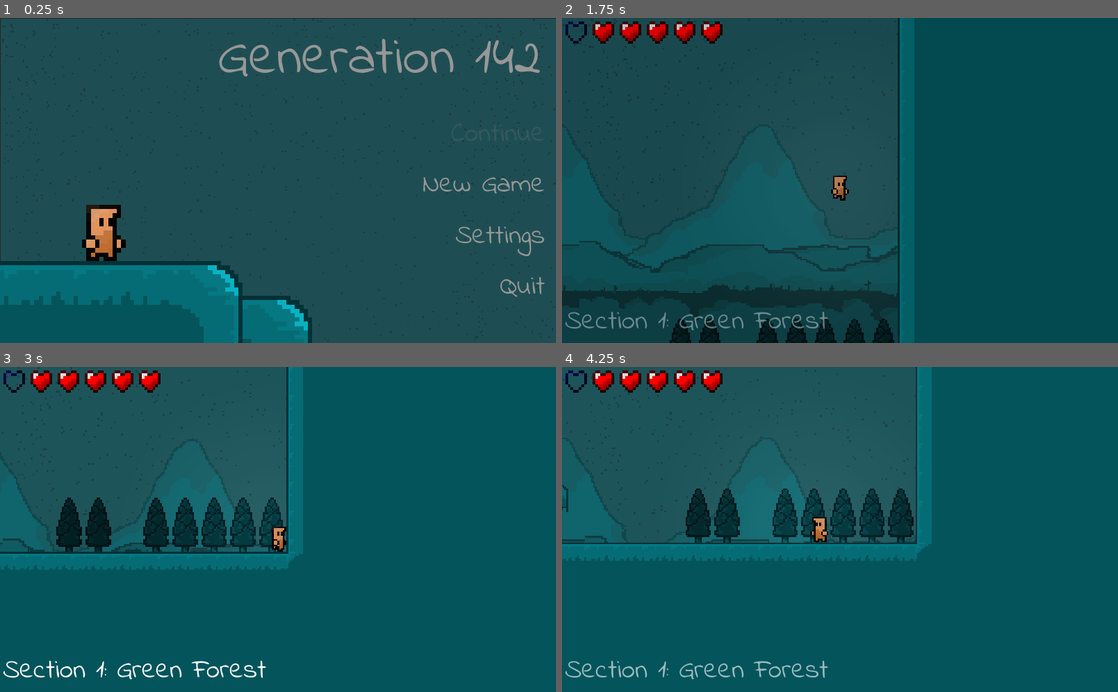
Above: before the commit, frames 1-4 (two rows, left to right).
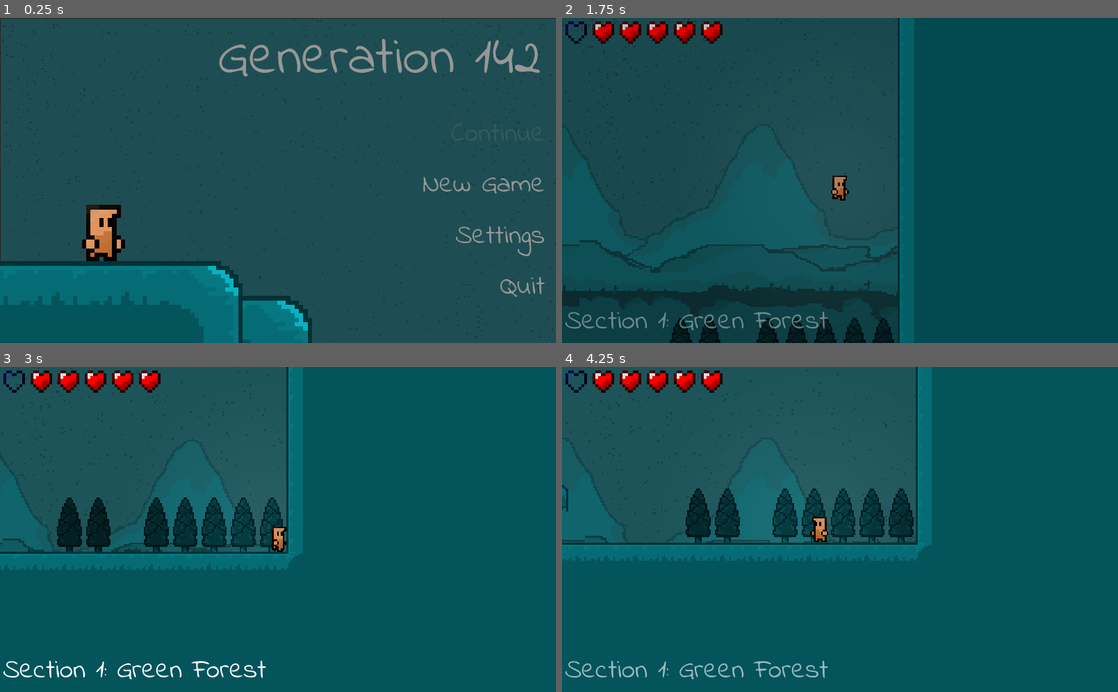
Above: after the commit, the same moments.

Repository: Zeno3463/Generation-142
Game: Godot game, scene res://scenes/Menu.tscn
Same seed, same stepped clock (60 frames per second), same inputs: the game is played once before the commit and once after it. Sound files missing from this copy of the repository are replaced by a short silence.
Inputs (mouse positions are in pixels of both pictures, inside the frame that each line leads up to):
- Up to frame 1 (0.25 s): no input
- Up to frame 2 (1.75 s): click "New Game" at 0.5 s; click "New Game" at 1.25 s
- Up to frame 3 (3 s): move the mouse to (400, 513) at 2.02 s; hold Right (ui_right) from 2.03 s (still down); tap X (attack) at 2.1 s; tap Up (ui_up) at 2.27 s; move the mouse to (166, 545) at 2.77 s; tap Z (dash) at 2.85 s
- Up to frame 4 (4.25 s): tap Up (ui_up) at 3.02 s; move the mouse to (895, 458) at 3.52 s; release Right (ui_right) at 3.53 s; hold Left (ui_left) from 3.53 s (still down); tap E (interact) at 3.6 s

The runs differ from the first frame. In frame 1, 0.3% of the frame differs, in the area x 0-57%, y 58-100%; in frame 2, 0.2%; in frame 3, 0.2%; in frame 4, 0.5%, in the area x 0-67%, y 0-60%.

Commit message:
fixed bugs
1. enemy walks off platforms
2. volume in the menu screen won't change accordingly to the settings

Diff:
--- a/project.godot
+++ b/project.godot
@@ -130,6 +130,7 @@
 [rendering]
 
 quality/driver/driver_name="GLES2"
+2d/snapping/use_gpu_pixel_snap=true
 vram_compression/import_etc=true
 vram_compression/import_etc2=false
 environment/default_environment="res://default_env.tres"
--- a/scenes/Enemies/Abandoned Village/Skeleton.tscn
+++ b/scenes/Enemies/Abandoned Village/Skeleton.tscn
@@ -30,6 +30,22 @@
 atlas = ExtResource( 2 )
 region = Rect2( 80, 0, 16, 16 )
 
+[sub_resource type="AtlasTexture" id=12]
+atlas = ExtResource( 3 )
+region = Rect2( 0, 0, 16, 16 )
+
+[sub_resource type="AtlasTexture" id=13]
+atlas = ExtResource( 3 )
+region = Rect2( 16, 0, 16, 16 )
+
+[sub_resource type="AtlasTexture" id=14]
+atlas = ExtResource( 3 )
+region = Rect2( 32, 0, 16, 16 )
+
+[sub_resource type="AtlasTexture" id=15]
+atlas = ExtResource( 3 )
+region = Rect2( 48, 0, 16, 16 )
+
 [sub_resource type="AtlasTexture" id=7]
 atlas = ExtResource( 3 )
 region = Rect2( 0, 0, 16, 16 )
@@ -47,22 +63,6 @@
 region = Rect2( 48, 0, 16, 16 )
 
 [sub_resource type="AtlasTexture" id=11]
-atlas = ExtResource( 3 )
-region = Rect2( 48, 0, 16, 16 )
-
-[sub_resource type="AtlasTexture" id=12]
-atlas = ExtResource( 3 )
-region = Rect2( 0, 0, 16, 16 )
-
-[sub_resource type="AtlasTexture" id=13]
-atlas = ExtResource( 3 )
-region = Rect2( 16, 0, 16, 16 )
-
-[sub_resource type="AtlasTexture" id=14]
-atlas = ExtResource( 3 )
-region = Rect2( 32, 0, 16, 16 )
-
-[sub_resource type="AtlasTexture" id=15]
 atlas = ExtResource( 3 )
 region = Rect2( 48, 0, 16, 16 )
 
@@ -97,14 +97,14 @@
 "name": "default",
 "speed": 5.0
 }, {
+"frames": [ SubResource( 12 ), SubResource( 13 ), SubResource( 14 ), SubResource( 15 ) ],
+"loop": true,
+"name": "die by hit",
+"speed": 5.0
+}, {
 "frames": [ SubResource( 7 ), SubResource( 8 ), SubResource( 9 ), SubResource( 10 ), SubResource( 11 ) ],
 "loop": true,
 "name": "die by stomp",
-"speed": 5.0
-}, {
-"frames": [ SubResource( 12 ), SubResource( 13 ), SubResource( 14 ), SubResource( 15 ) ],
-"loop": true,
-"name": "die by hit",
 "speed": 5.0
 }, {
 "frames": [ SubResource( 16 ), SubResource( 17 ), SubResource( 18 ), SubResource( 19 ), SubResource( 20 ), SubResource( 21 ) ],
--- a/scenes/Levels/Abandoned Village/Abandoned Village Section 1.tscn
+++ b/scenes/Levels/Abandoned Village/Abandoned Village Section 1.tscn
@@ -124,9 +124,6 @@
 [node name="Skeleton4" parent="Enemies" instance=ExtResource( 5 )]
 position = Vector2( -1250.9, -472.188 )
 
-[node name="Skeleton8" parent="Enemies" instance=ExtResource( 5 )]
-position = Vector2( -811.649, -427.982 )
-
 [node name="Skeleton" parent="Enemies" instance=ExtResource( 5 )]
 position = Vector2( -1573.14, -393.863 )
 
--- a/scenes/Levels/Blue Forest/Blue Forest Section 0.tscn
+++ b/scenes/Levels/Blue Forest/Blue Forest Section 0.tscn
@@ -119,9 +119,6 @@
 [node name="Slime" parent="Enemies" instance=ExtResource( 9 )]
 position = Vector2( -494.691, -12.4481 )
 
-[node name="Slime4" parent="Enemies" instance=ExtResource( 9 )]
-position = Vector2( -1320.01, -73.643 )
-
 [node name="Slime5" parent="Enemies" instance=ExtResource( 9 )]
 position = Vector2( -1239.56, -72.6002 )
 
--- a/scenes/Levels/Final Scene/Final Scene.tscn
+++ b/scenes/Levels/Final Scene/Final Scene.tscn
@@ -19,31 +19,39 @@
 font_data = ExtResource( 3 )
 
 [node name="Level Node" type="Node2D"]
+pause_mode = 2
 
 [node name="Layer 12" type="Sprite" parent="."]
+pause_mode = 2
 modulate = Color( 0, 0, 0, 1 )
 position = Vector2( 4059.31, -763 )
 scale = Vector2( 11.6042, 7.1496 )
 texture = ExtResource( 1 )
 
 [node name="StaticBody2D" type="StaticBody2D" parent="."]
+pause_mode = 2
 position = Vector2( 3643.44, -916.931 )
 z_index = 10
 
 [node name="CollisionShape2D" type="CollisionShape2D" parent="StaticBody2D"]
+pause_mode = 2
 shape = SubResource( 1 )
 
 [node name="CollisionShape2D2" type="CollisionShape2D" parent="StaticBody2D"]
+pause_mode = 2
 position = Vector2( -495.382, -272.845 )
 shape = SubResource( 2 )
 
 [node name="CollisionShape2D3" type="CollisionShape2D" parent="StaticBody2D"]
+pause_mode = 2
 position = Vector2( 493.154, -274.259 )
 shape = SubResource( 2 )
 
 [node name="CanvasLayer" type="CanvasLayer" parent="."]
+pause_mode = 2
 
 [node name="Control" type="Control" parent="CanvasLayer"]
+pause_mode = 2
 margin_right = 40.0
 margin_bottom = 40.0
 rect_pivot_offset = Vector2( 124.643, 185.157 )
@@ -55,6 +63,7 @@
 person_b = [ "I don't know, I'll go take a look. Oh my god!", "A genome got out!", "Generation 142.", "Nah, I think it is safer to let this model train for a couple more generations." ]
 
 [node name="TextureRect" type="TextureRect" parent="CanvasLayer/Control"]
+pause_mode = 2
 visible = false
 modulate = Color( 0, 0, 0, 1 )
 margin_left = -132.0
@@ -65,6 +74,7 @@
 expand = true
 
 [node name="LabelA" type="Label" parent="CanvasLayer/Control"]
+pause_mode = 2
 margin_left = 19.0
 margin_top = 19.0
 margin_right = 507.0
@@ -77,6 +87,7 @@
 }
 
 [node name="LabelB" type="Label" parent="CanvasLayer/Control"]
+pause_mode = 2
 margin_left = 671.0
 margin_top = 338.0
 margin_right = 1023.0
@@ -89,24 +100,29 @@
 }
 
 [node name="AudioStreamPlayer" type="AudioStreamPlayer" parent="CanvasLayer/Control"]
+pause_mode = 2
 stream = ExtResource( 7 )
 autoplay = true
 
 [node name="Light" type="Node2D" parent="."]
+pause_mode = 2
 
 [node name="Light2D" type="Light2D" parent="Light"]
+pause_mode = 2
 position = Vector2( 3627.6, -1220.5 )
 texture = ExtResource( 5 )
 color = Color( 1, 0, 0, 1 )
 energy = 3.0
 
 [node name="Sprite" type="Sprite" parent="Light"]
+pause_mode = 2
 modulate = Color( 0.0588235, 0.0588235, 0.0588235, 0.423529 )
 position = Vector2( 3654.33, -1115.64 )
 scale = Vector2( 39.0859, 39.0859 )
 texture = ExtResource( 6 )
 
 [node name="Player Starting Pos" type="Position2D" parent="."]
+pause_mode = 2
 position = Vector2( 3646, -1078.26 )
 
 [connection signal="finished" from="CanvasLayer/Control/AudioStreamPlayer" to="CanvasLayer/Control" method="_on_AudioStreamPlayer_finished"]
--- a/scenes/Menu.tscn
+++ b/scenes/Menu.tscn
@@ -92,6 +92,7 @@
 [node name="Menu" type="Node2D"]
 
 [node name="CanvasLayer" type="CanvasLayer" parent="."]
+pause_mode = 2
 script = ExtResource( 8 )
 
 [node name="Background" type="Control" parent="CanvasLayer"]
--- a/scripts/Classes/Enemy Class.gd
+++ b/scripts/Classes/Enemy Class.gd
@@ -132,8 +132,6 @@
 	if enemy_vunerable_area != null:
 		if enemy_vunerable_area.overlaps_body(Player) and not Player.is_hurt and not is_dead:
 			enemy_dead_animation_name = "die by stomp"
-			Player.jump_count = 0
-			Player.jump(false)
 			die()
 
 func _on_Deadly_Area_body_entered(body):
--- a/scripts/Final Dialogue.gd
+++ b/scripts/Final Dialogue.gd
@@ -11,10 +11,15 @@
 var is_person_a_turn = true
 var is_displaying_dialogue = false
 
+func _ready():
+	$AudioStreamPlayer.volume_db = GlobalVariables.sound_volume
+
 func _process(delta):
 
 	# when the alarm has ended
 	if start_the_dialogue:
+		get_tree().paused = true
+
 		# blacken the screen
 		$TextureRect.visible = true
 
